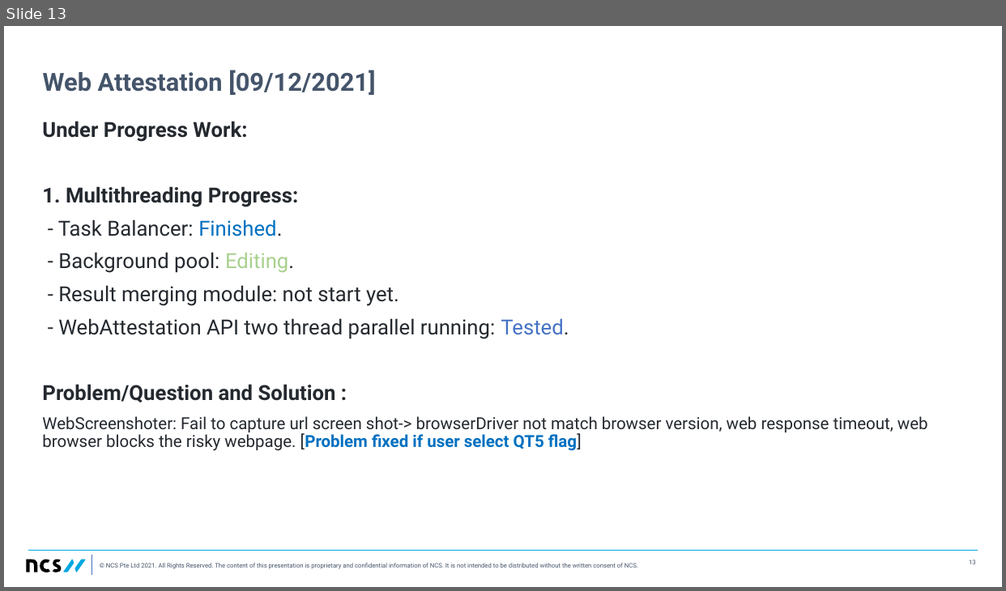
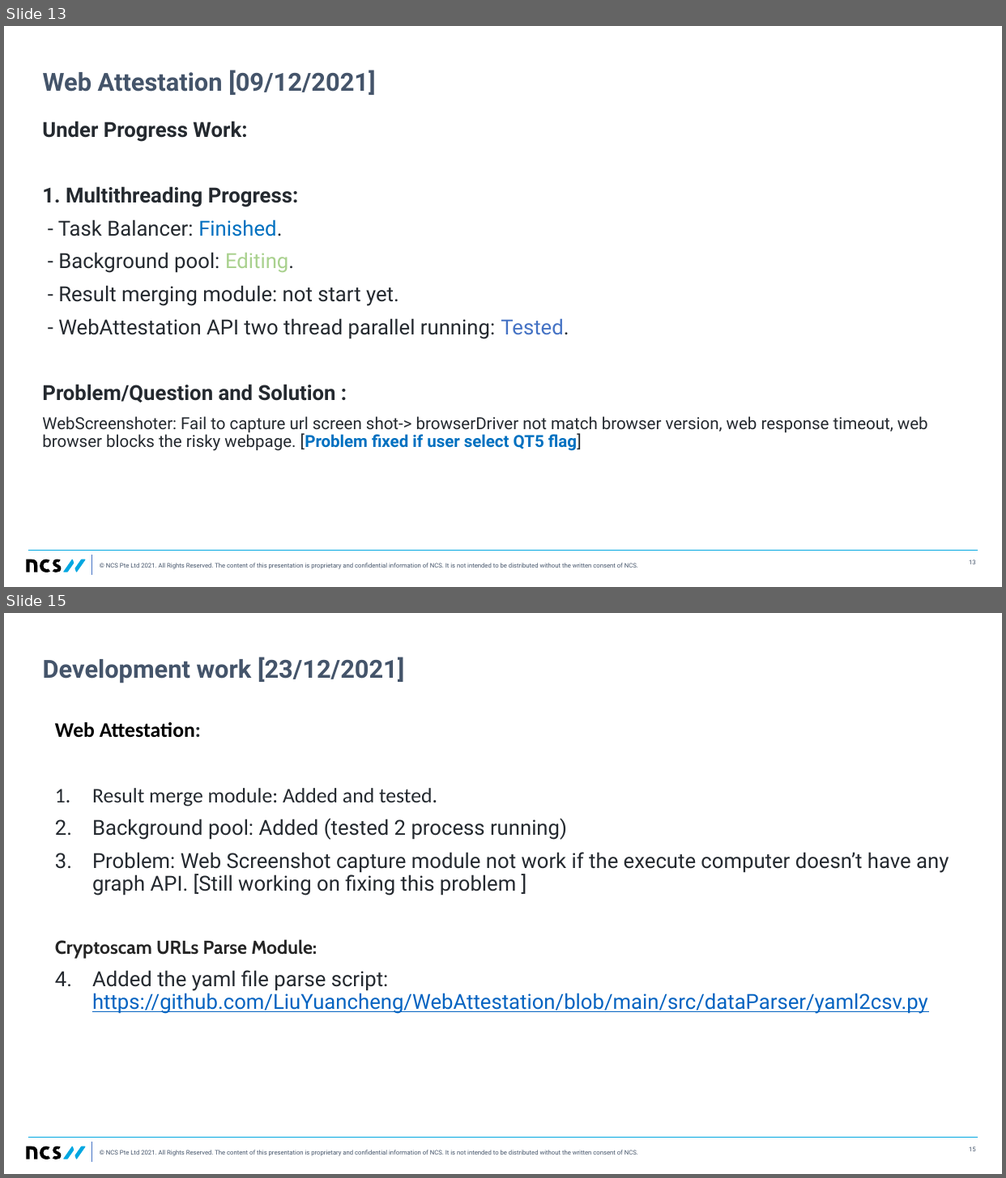
Before and after one commit to LiuYuancheng/Python_Web_Attestation_Tool, a slide deck: doc/progress.pptx. Shown one above the other, each under a label of ours: slide 13 before the commit, slides 13 and 15 after it; the slides between them are not shown. The pictures are 1006x591 and 1006x1178 pixels, drawn with LibreOffice and Linux fonts; fonts in the diff are those of the drawing. Boxes give left, top, right and bottom in pixels: in the first picture for what was removed or moved away, otherwise in the second. Text is boxed around its words. In the diff, an @@ line names an element or a change of style, - is before the commit and + after.

Commit message:
Update the work progress.

```diff
--- a/doc/progress.pptx
+++ b/doc/progress.pptx
@@ slide 15 added at (x1=4, y1=613, x2=1002, y2=1174), background #FFFFFF; not listed: 9 template elements that a slide beside it also shows @@
@@ title added at (x1=43, y1=657, x2=404, y2=683), 24 pt, text #44546A, bold @@
+Development work [23/12/2021]
@@ text added at (x1=55, y1=722, x2=948, y2=1014), 20 pt, text #24292F @@
+Web Attestation:
+1. Result merge module: Added and tested.
+2. Background pool: Added (tested 2 process running)
+3. Problem: Web Screenshot capture module not work if the execute computer doesn’t have any graph API. [Still working on fixing this problem ]
+Cryptoscam URLs Parse Module:
+1. Added the yaml file parse script: https://github.com/LiuYuancheng/WebAttestation/blob/main/src/dataParser/yaml2csv.py
```
Also in this commit, not shown: 1 other slide added.
